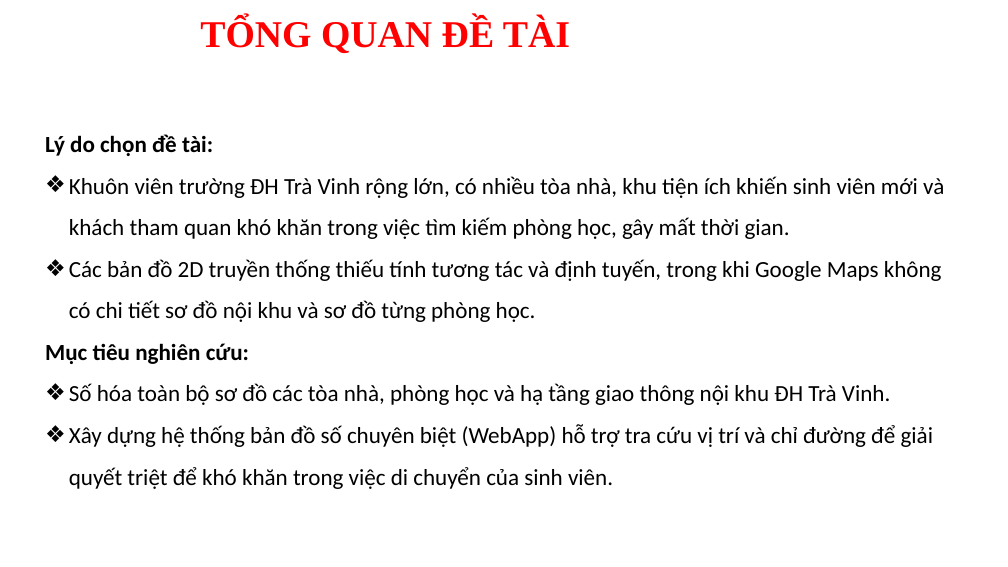
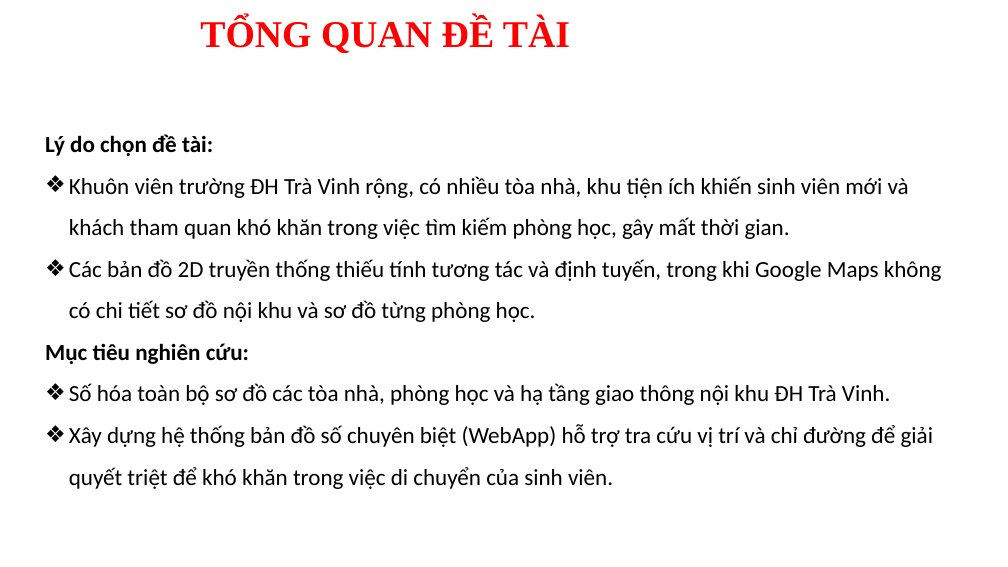
Before and after one commit to NhatThanh115/tn-da22tta-110122017-maitranthanhnhat-bandosodhtv, a slide deck: slide 2 of docs/Mai Trần Thanh Nhật - Khóa luận.pptx. Drawn at 1008x567 pixels with LibreOffice and Linux fonts; fonts in the diff are those of the drawing; background and template pictures are left out. Boxes give left, top, right and bottom in pixels: in the first picture for what was removed or moved away, otherwise in the second. Text is boxed around its words. In the diff, an @@ line names an element or a change of style, - is before the commit and + after.

```diff
--- a/docs/Mai Trần Thanh Nhật - Khóa luận.pptx
+++ b/docs/Mai Trần Thanh Nhật - Khóa luận.pptx
@@ text at [69,176,909,239]: text changed @@
-  ❖ Khuôn viên trường ĐH Trà Vinh rộng lớn, có nhiều tòa nhà, khu tiện ích khiến sinh viên mới và khách tham quan khó khăn trong việc tìm kiếm phòng học, gây mất thời gian.
+  ❖ Khuôn viên trường ĐH Trà Vinh rộng, có nhiều tòa nhà, khu tiện ích khiến sinh viên mới và khách tham quan khó khăn trong việc tìm kiếm phòng học, gây mất thời gian.
```
Also in this commit, not shown: 8 other slides changed, 2 slides removed, 16 other files.
